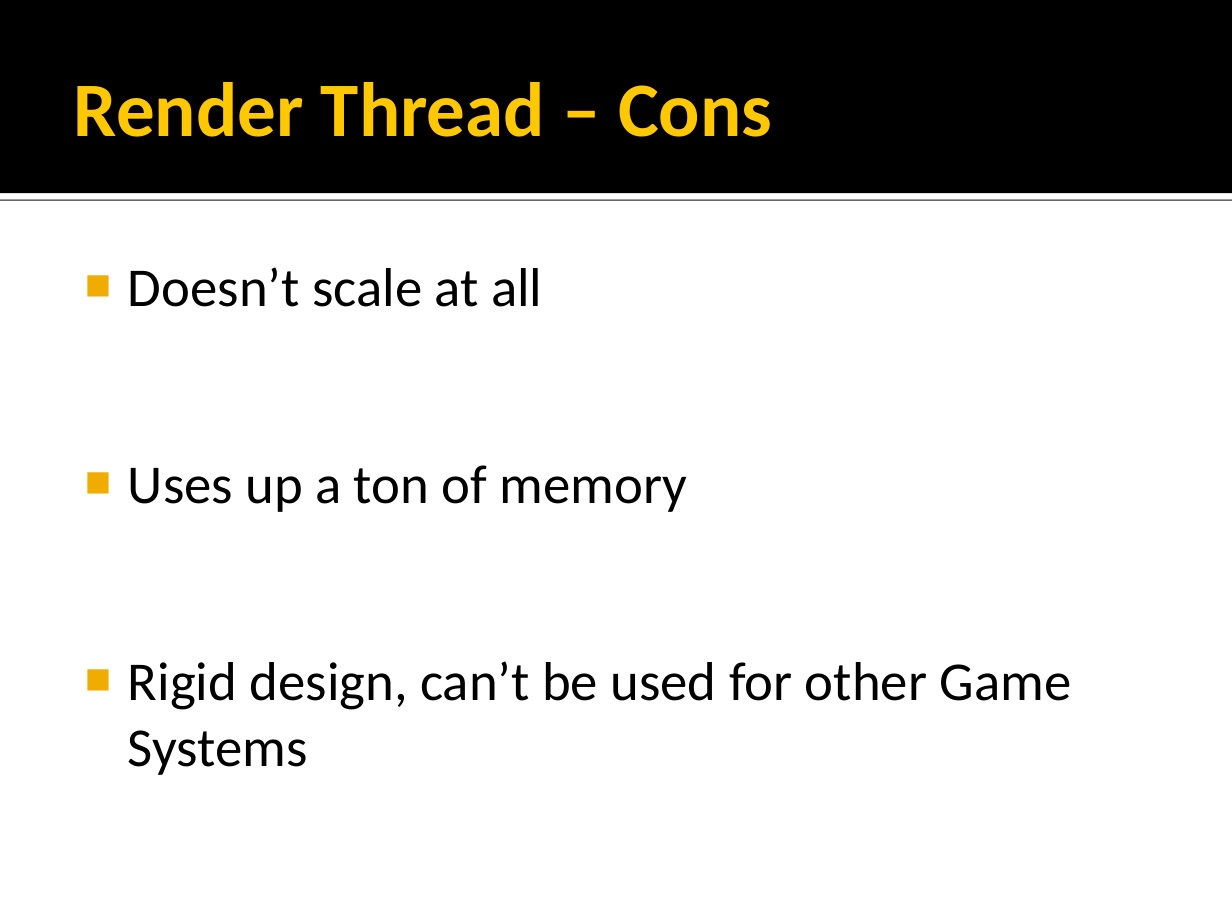
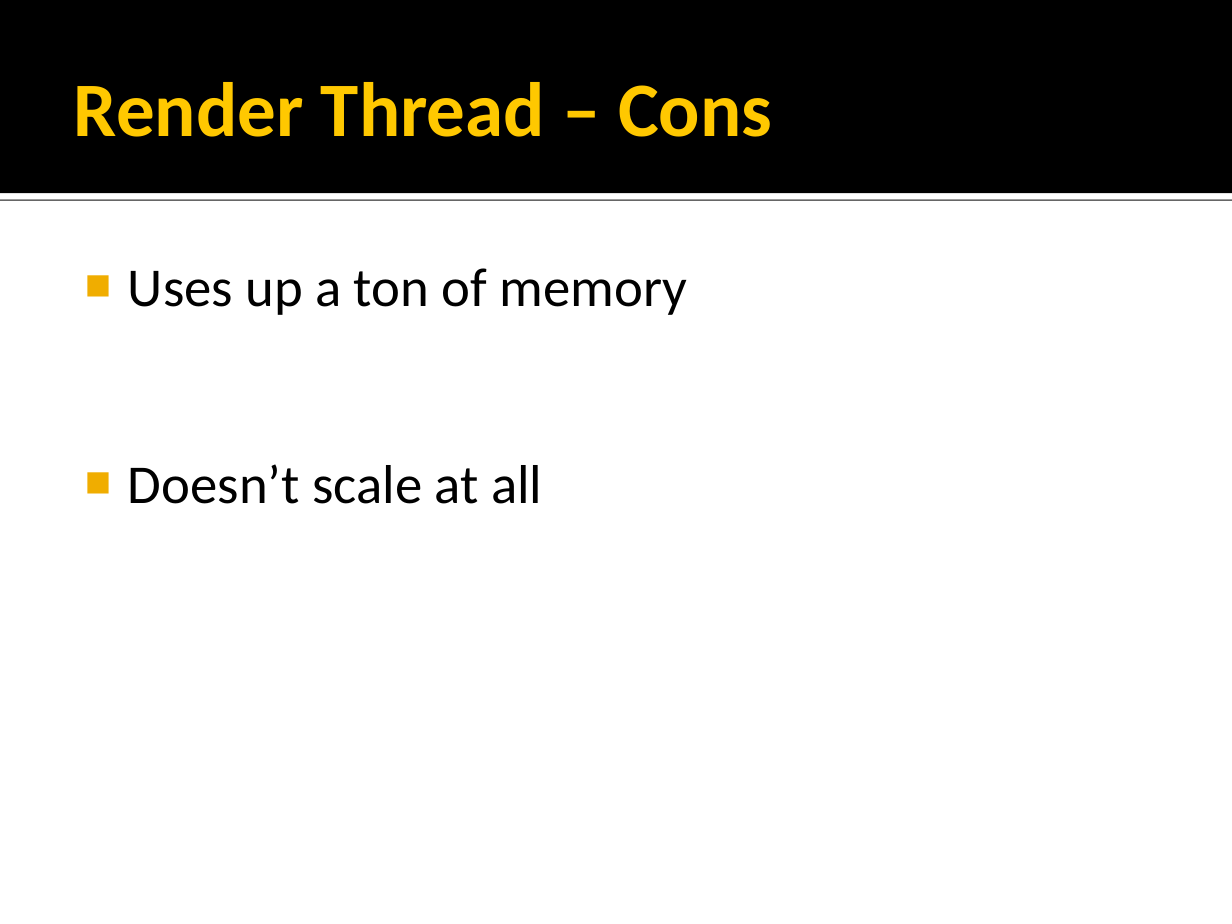
Before and after one commit to rmeisler/example_code, a slide deck: slide 16 of Concurrency Strategies.ppt (slide 12 before the commit). Drawn at 1232x924 pixels with LibreOffice and Linux fonts; fonts in the diff are those of the drawing; background and template pictures are left out. Boxes give left, top, right and bottom in pixels: in the first picture for what was removed or moved away, otherwise in the second. Text is boxed around its words. In the diff, an @@ line names an element or a change of style, - is before the commit and + after.

```diff
--- a/Concurrency Strategies.ppt
+++ b/Concurrency Strategies.ppt
@@ text at (128, 268, 688, 315): paragraph added @@
+■ Uses up a ton of memory
@@ text at (128, 465, 1072, 775): paragraphs removed @@
-■ Uses up a ton of memory
-■ Rigid design, can’t be used for other Game Systems
```
Also in this commit, not shown: 29 other slides changed, 18 slides added, 14 slides removed, 1 other file.
